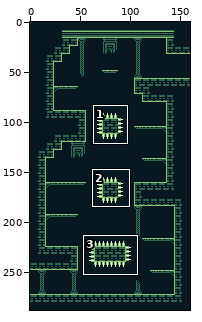
Two versions of one pixel-art file, AsepriteFiles/Levels/LevelC_1-5.aseprite. The first picture is a wide view before the edit; the outline marks the close-up.
Close-up. Earlier state:
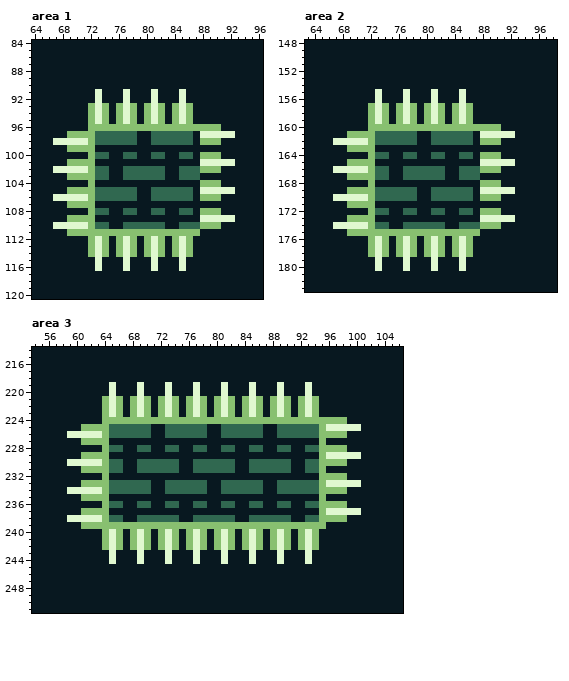
160x288 pixels, 1 frame. Shown: area 1: x 64..96, y 84..120; area 2: x 63..98, y 148..183; area 3: x 54..106, y 214..251.
Once edited:
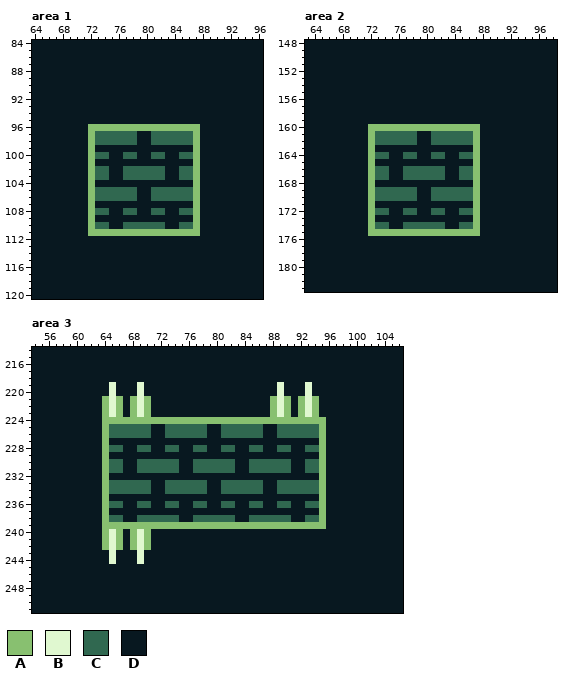
Palette (. is transparent): A #88c070  B #e0f8d0  C #306850  D #081820
What changed:
Changed rows in their new state; - is an unchanged pixel.
Area 1:
first column x 67:
 91 ------D---D---D---D-------
 92 ------D---D---D---D-------
 93 -----DDD-DDD-DDD-DDD------
 94 -----DDD-DDD-DDD-DDD------
 95 -----DDD-DDD-DDD-DDD------
 96 ---------------------DDD--
 97 --DDD---------------ADDDDD
 98 DDDDD---------------ADDD--
 99 --DDD---------------A-----
100 --------------------ADDD--
101 --DDD---------------ADDDDD
102 DDDDD---------------ADDD--
103 --DDD---------------A-----
104 --------------------ADDD--
105 --DDD---------------ADDDDD
106 DDDDD---------------ADDD--
107 --DDD---------------A-----
108 --------------------ADDD--
109 --DDD---------------ADDDDD
110 DDDDD---------------ADDD--
111 --DDD---------------------
112 -----DDD-DDD-DDD-DDD------
113 -----DDD-DDD-DDD-DDD------
114 -----DDD-DDD-DDD-DDD------
115 ------D---D---D---D-------
116 ------D---D---D---D-------
Area 2:
first column x 67:
155 ------D---D---D---D-------
156 ------D---D---D---D-------
157 -----DDD-DDD-DDD-DDD------
158 -----DDD-DDD-DDD-DDD------
159 -----DDD-DDD-DDD-DDD------
160 ---------------------DDD--
161 --DDD---------------ADDDDD
162 DDDDD---------------ADDD--
163 --DDD---------------A-----
164 --------------------ADDD--
165 --DDD---------------ADDDDD
166 DDDDD---------------ADDD--
167 --DDD---------------A-----
168 --------------------ADDD--
169 --DDD---------------ADDDDD
170 DDDDD---------------ADDD--
171 --DDD---------------A-----
172 --------------------ADDD--
173 --DDD---------------ADDDDD
174 DDDDD---------------ADDD--
175 --DDD---------------------
176 -----DDD-DDD-DDD-DDD------
177 -----DDD-DDD-DDD-DDD------
178 -----DDD-DDD-DDD-DDD------
179 ------D---D---D---D-------
180 ------D---D---D---D-------
Area 3:
first column x 59:
219 --------------D---D---D---D---------------
220 --------------D---D---D---D---------------
221 -------------DDD-DDD-DDD-DDD--------------
222 -------------DDD-DDD-DDD-DDD--------------
223 -------------DDD-DDD-DDD-DDD--------------
224 -------------------------------------DDD--
225 --DDD--------------------------------DDDDD
226 DDDDD--------------------------------DDD--
227 --DDD-------------------------------------
228 -------------------------------------DDD--
229 --DDD--------------------------------DDDDD
230 DDDDD--------------------------------DDD--
231 --DDD-------------------------------------
232 -------------------------------------DDD--
233 --DDD--------------------------------DDDDD
234 DDDDD--------------------------------DDD--
235 --DDD-------------------------------------
236 -------------------------------------DDD--
237 --DDD--------------------------------DDDDD
238 DDDDD--------------------------------DDD--
239 --DDD-------------------------------------
240 -------------DDD-DDD-DDD-DDD-DDD-DDD------
241 -------------DDD-DDD-DDD-DDD-DDD-DDD------
242 -------------DDD-DDD-DDD-DDD-DDD-DDD------
243 --------------D---D---D---D---D---D-------
244 --------------D---D---D---D---D---D-------
Changed places in both close-ups, as pixel boxes (x1, y1, x2, y2):
changed: (53, 89, 235, 271)
changed: (333, 89, 515, 271)
changed: (158, 382, 263, 417)
changed: (158, 417, 361, 564)
changed: (67, 424, 102, 529)
